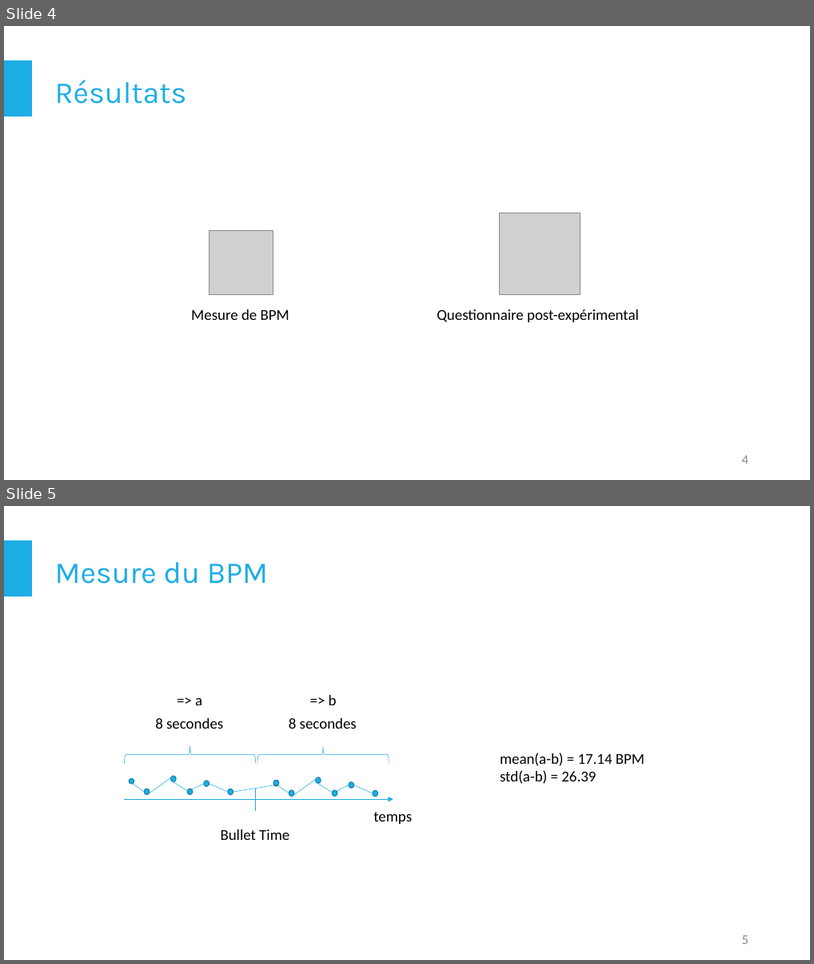
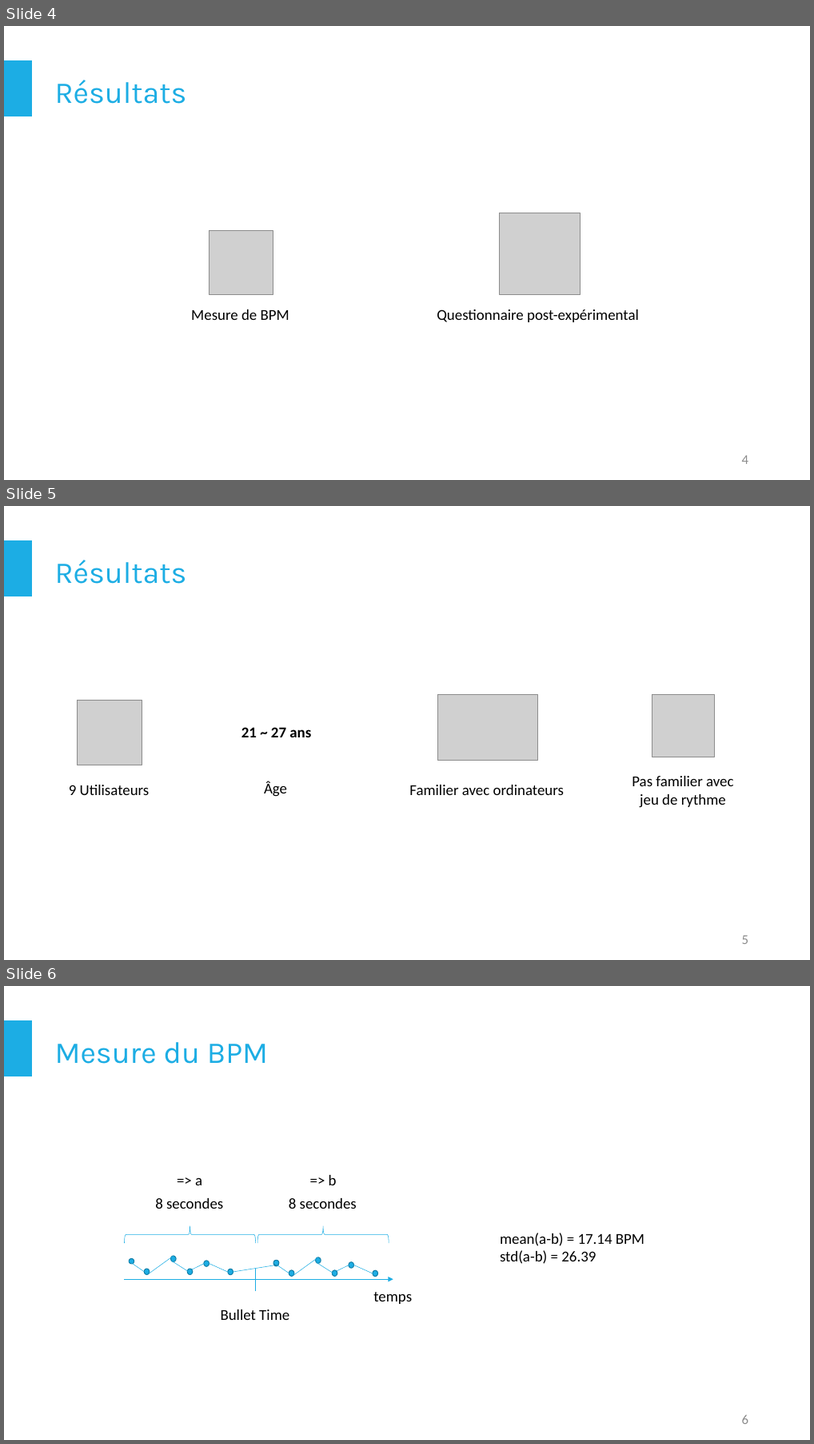
Before and after one commit to LunarX/ProjectTime, a slide deck: Documents/QuentinRivollat&GibranChevalley_Analyse_resultats.pptx. Shown one above the other, each under a label of ours: slides 4 and 5 before the commit, slides 4, 5 and 6 after it. The pictures are 814x964 and 814x1444 pixels, drawn with LibreOffice and Linux fonts; fonts in the diff are those of the drawing; grey boxes stand for pictures. Boxes give left, top, right and bottom in pixels: in the first picture for what was removed or moved away, otherwise in the second. Text is boxed around its words. In the diff, an @@ line names an element or a change of style, - is before the commit and + after.

```diff
--- a/Documents/QuentinRivollat&GibranChevalley_Analyse_resultats.pptx
+++ b/Documents/QuentinRivollat&GibranChevalley_Analyse_resultats.pptx
@@ slide 5 added at (4,506,810,960), background #FFFFFF; not listed: 1 template element that a slide beside it also shows @@
@@ title added at (55,560,187,584), 36 pt, text #1CADE4 @@
+Résultats
@@ picture added at (438,695,538,760) @@
@@ picture added at (653,695,715,757) @@
@@ picture added at (77,700,142,764) @@
@@ text added at (242,727,311,737), 18 pt, text #000000, bold @@
+21 ~ 27 ans
@@ text added at (69,784,150,795), 18 pt, text #000000 @@
+9 Utilisateurs
@@ text added at (264,781,287,796), 18 pt, text #000000 @@
+Âge
@@ text added at (410,784,564,795), 18 pt, text #000000 @@
+Familier avec ordinateurs
@@ text added at (632,776,734,808), 18 pt, text #000000 @@
+Pas familier avec jeu de rythme
@@ page number added at (742,935,749,944), 16 pt, text #8C8C8C @@
+5
@@ what was slide 5 is now slide 6 @@
@@ page number at (742,1415,749,1424): text changed @@
-5
+6
```
Also in this commit, not shown: 1 slide changed, 1 other slide added.
